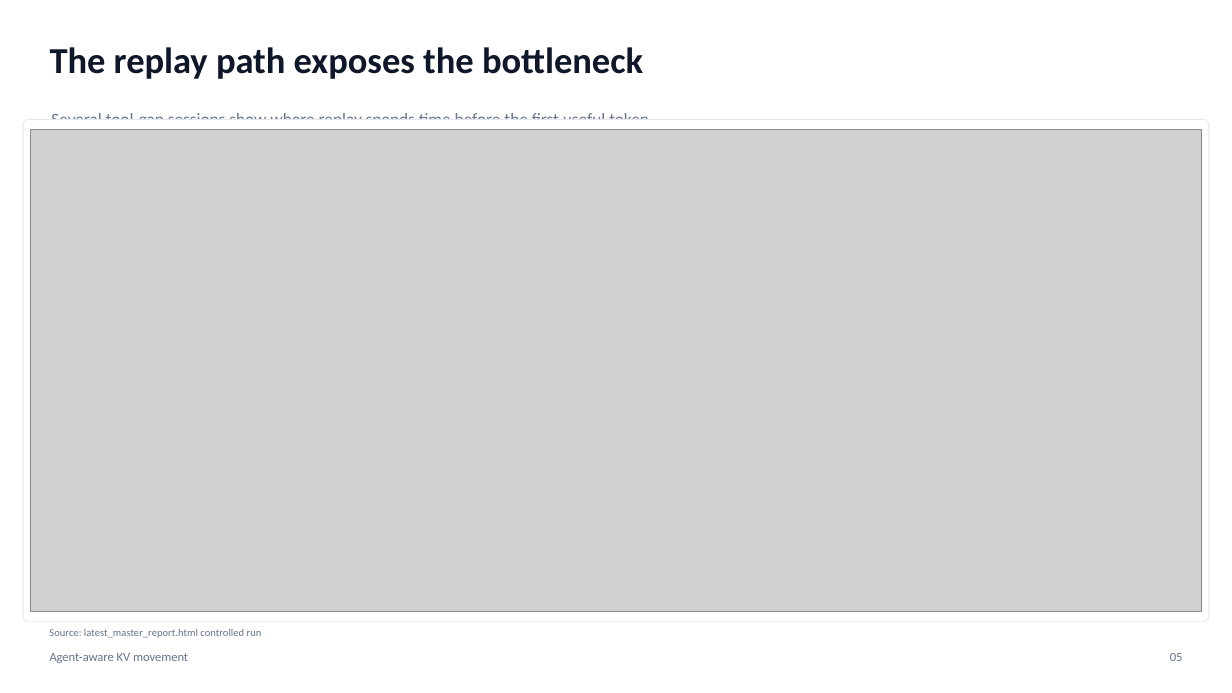
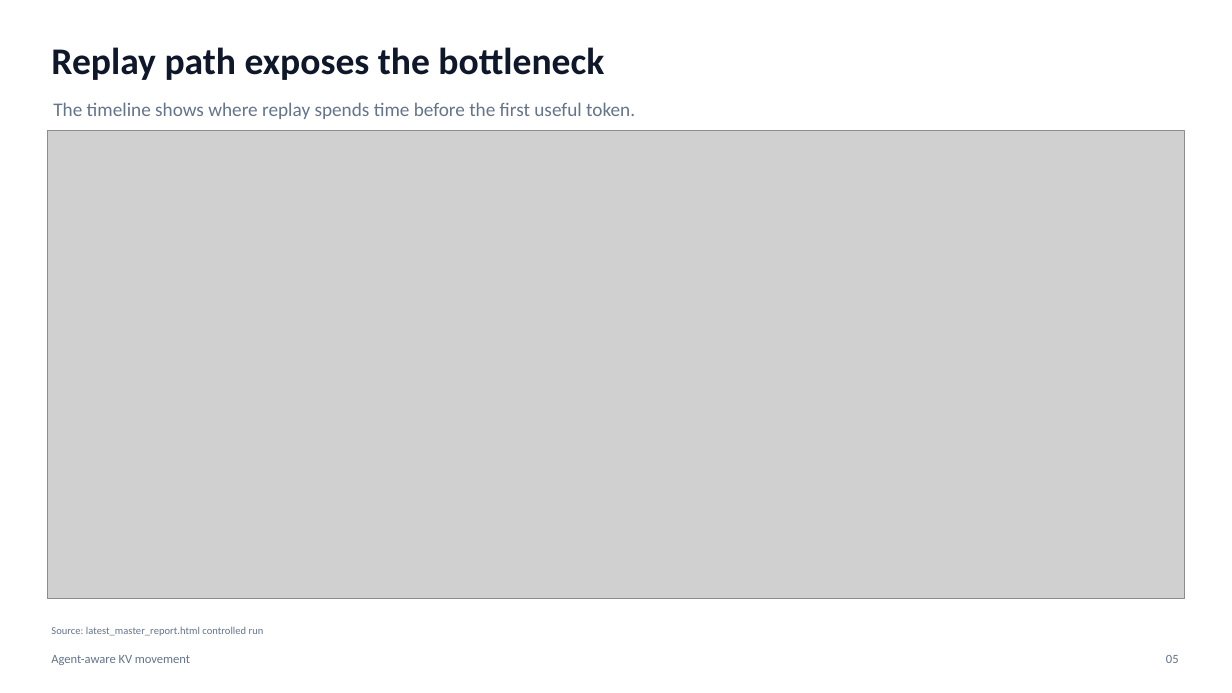
Before and after one commit to the308official-afk/agentic-hardware, a slide deck: slide 5 of sglang_direct_kv/artifacts/slides/agent_aware_kv_movement_manager_deck.pptx. Drawn at 1232x693 pixels with LibreOffice and Linux fonts; fonts in the diff are those of the drawing; grey boxes stand for pictures. Boxes give left, top, right and bottom in pixels: in the first picture for what was removed or moved away, otherwise in the second. Text is boxed around its words. In the diff, an @@ line names an element or a change of style, - is before the commit and + after.

```diff
--- a/sglang_direct_kv/artifacts/slides/agent_aware_kv_movement_manager_deck.pptx
+++ b/sglang_direct_kv/artifacts/slides/agent_aware_kv_movement_manager_deck.pptx
@@ text at (x1=51, y1=47, x2=604, y2=80): text changed; size 28.5 to 29.2 pt @@
-The replay path exposes the bottleneck
+Replay path exposes the bottleneck
@@ rounded rectangle removed at (x1=23, y1=119, x2=1209, y2=622) @@
@@ text at (x1=53, y1=102, x2=635, y2=119): text changed; size 13.5 to 15 pt @@
-Several tool-gap sessions show where replay spends time before the first useful token.
+The timeline shows where replay spends time before the first useful token.
@@ picture resized from (x1=30, y1=130, x2=1202, y2=612) to (x1=47, y1=131, x2=1185, y2=599) @@
@@ text "05" moved from (x1=1170, y1=653, x2=1183, y2=661) to (x1=1166, y1=655, x2=1179, y2=663) @@
```
Also in this commit, not shown: 9 other slides changed, 1 slide added, 1 slide removed, 3 other files.
